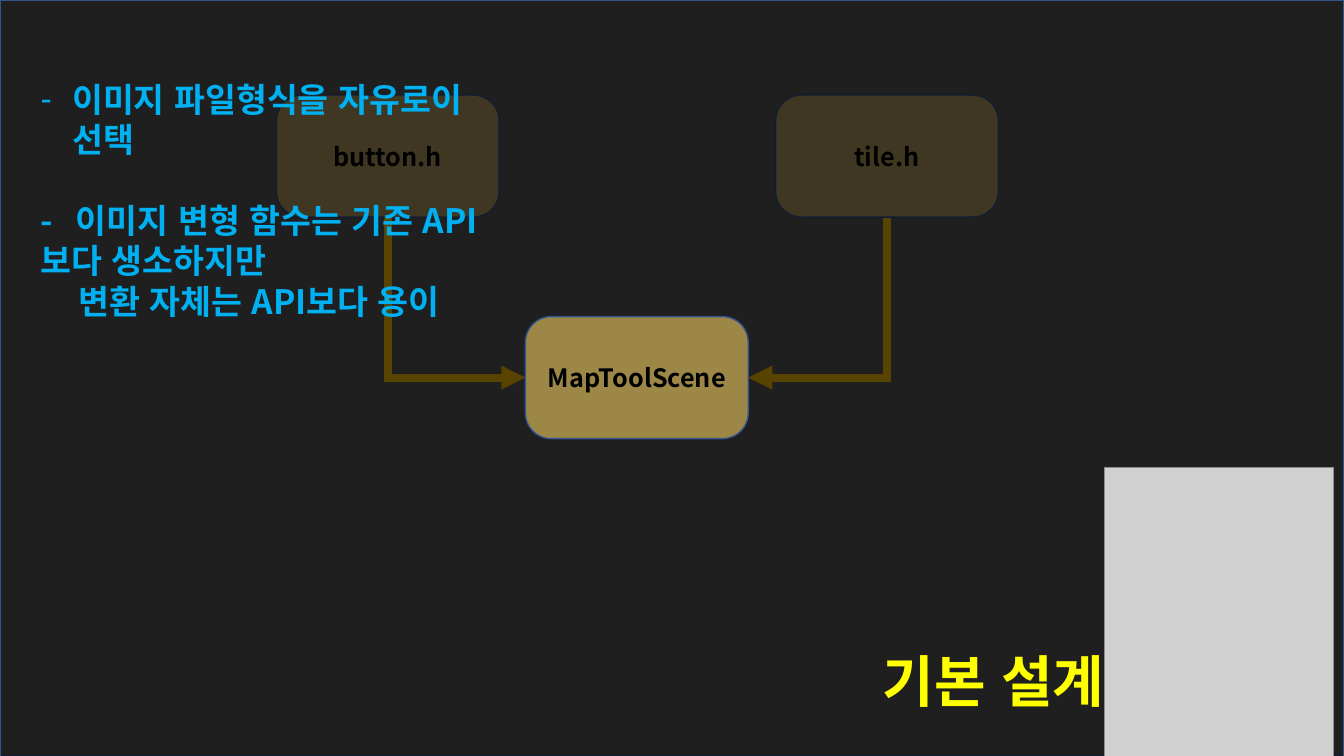
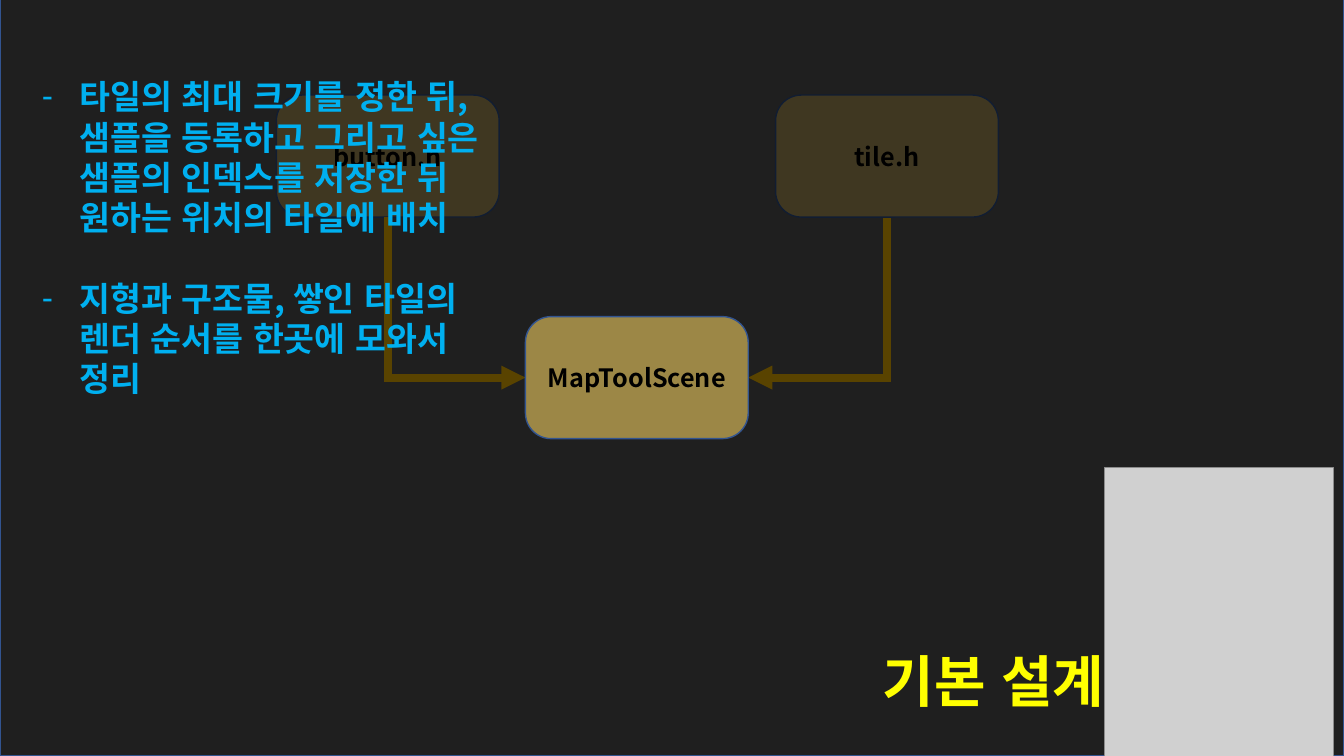
Before and after one commit to RecetteLemon/Disgaea, a slide deck: slide 8 of PPT/Disgaea.pptx. Drawn at 1344x756 pixels with LibreOffice and Linux fonts; fonts in the diff are those of the drawing; grey boxes stand for pictures; background and template pictures are left out. Boxes give left, top, right and bottom in pixels: in the first picture for what was removed or moved away, otherwise in the second. Text is boxed around its words. In the diff, an @@ line names an element or a change of style, - is before the commit and + after.

```diff
--- a/PPT/Disgaea.pptx
+++ b/PPT/Disgaea.pptx
@@ text at (80,80,479,394): text changed @@
-– 이미지 파일형식을 자유로이 선택
-- 이미지 변형 함수는 기존 API보다 생소하지만
-변환 자체는 API보다 용이
+– 타일의 최대 크기를 정한 뒤, 샘플을 등록하고 그리고 싶은 샘플의 인덱스를 저장한 뒤 원하는 위치의 타일에 배치
+– 지형과 구조물, 쌓인 타일의 렌더 순서를 한곳에 모와서 정리
```
Also in this commit, not shown: 4 other slides changed, 1 slide removed.
